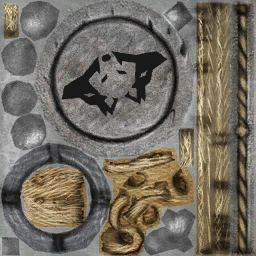
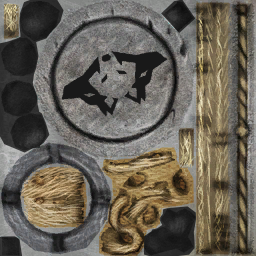
Layered file, before and after one edit (256 × 256). Changes by layer:
renamed "Слой 1 копия" to "Слой 4", painted on it over bbox(0, 0, 196, 256)
